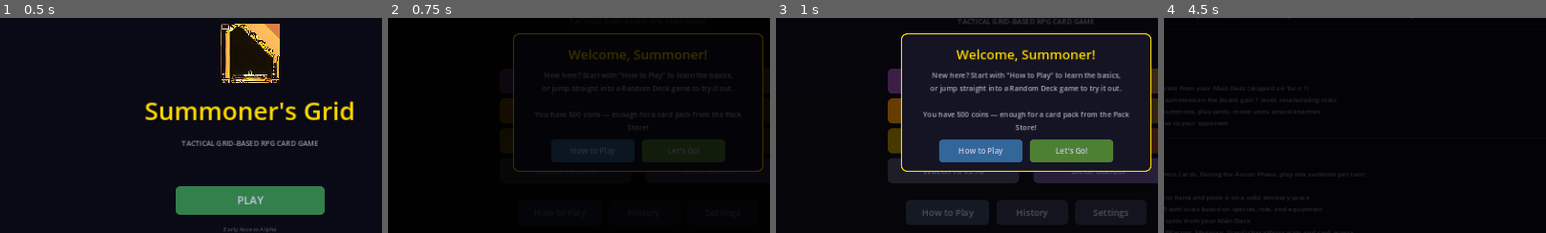
Above: before the commit, frames 1-4 (left to right).
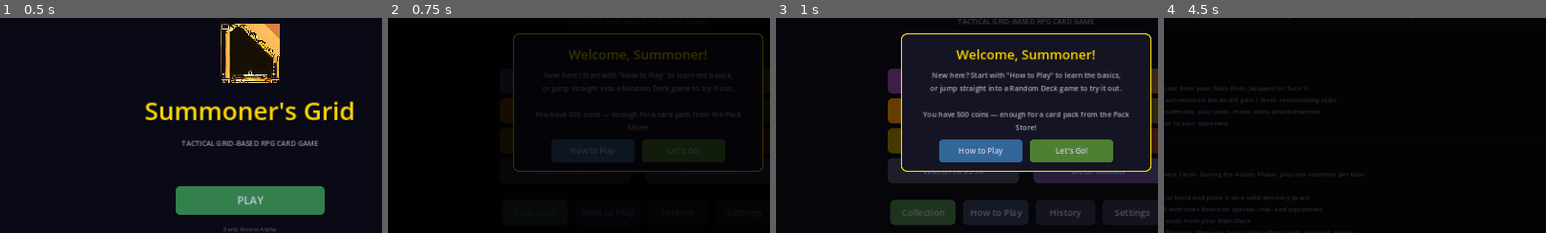
Above: after the commit, the same moments.

Repository: look-itsaxiom/summoners-grid
Game: Godot game, scene res://scenes/login.tscn
Same seed, same stepped clock (60 frames per second), same inputs: the game is played once before the commit and once after it.
Inputs (mouse positions are % of the whole screen's width and height, from its top left):
- Up to frame 1 (0.5 s): no input
- Up to frame 2 (0.75 s): click "PLAY" at 0.5 s
- Up to frame 3 (1 s): no input
- Up to frame 4 (4.5 s): click "How to Play" at 1.25 s; click (36, 69) at 2 s, where only the run after the commit has a clickable "Collection"; click "History" at 2.75 s; click "Settings" at 3.5 s; click "How to Play" at 4.25 s
The pictures show only the part of the screen within x 17-67%, y 24-74%; the shares and areas given below are measured in that part.

Frame 1 is identical in both runs. In frame 3, 2.9% of the frame differs, in the area x 30-98%, y 84-97%; in frame 4, nothing differs.

Commit message:
fix: restore Collection button in bottom row after menu reorganization
Collection was removed when Card Forge was added. Now in bottom row
alongside How to Play, History, and Settings. Menu layout:
PLAY: Campaign, Battle, Random, Watch
COLLECT: Pack Store, Marketplace, Card Forge, Deck Builder
BOTTOM: Collection, How to Play, History, Settings

Co-Authored-By: Claude Opus 4.6 (1M context) <noreply@anthropic.com>

Diff:
--- a/godot/scripts/ui/main_menu_screen.gd
+++ b/godot/scripts/ui/main_menu_screen.gd
@@ -122,9 +122,10 @@
 	bottom_row.alignment = BoxContainer.ALIGNMENT_CENTER
 	center.add_child(bottom_row)
 
-	_add_button(bottom_row, "How to Play", Color(0.2, 0.25, 0.35), _on_how_to_play, 140)
-	_add_button(bottom_row, "History", Color(0.2, 0.2, 0.3), _on_match_history, 120)
-	_add_button(bottom_row, "Settings", Color(0.2, 0.2, 0.3), _on_settings, 120)
+	_add_button(bottom_row, "Collection", Color(0.3, 0.5, 0.3), _on_collection, 110)
+	_add_button(bottom_row, "How to Play", Color(0.2, 0.25, 0.35), _on_how_to_play, 110)
+	_add_button(bottom_row, "History", Color(0.2, 0.2, 0.3), _on_match_history, 100)
+	_add_button(bottom_row, "Settings", Color(0.2, 0.2, 0.3), _on_settings, 100)
 
 	# Spacer
 	var spacer3 := Control.new()
